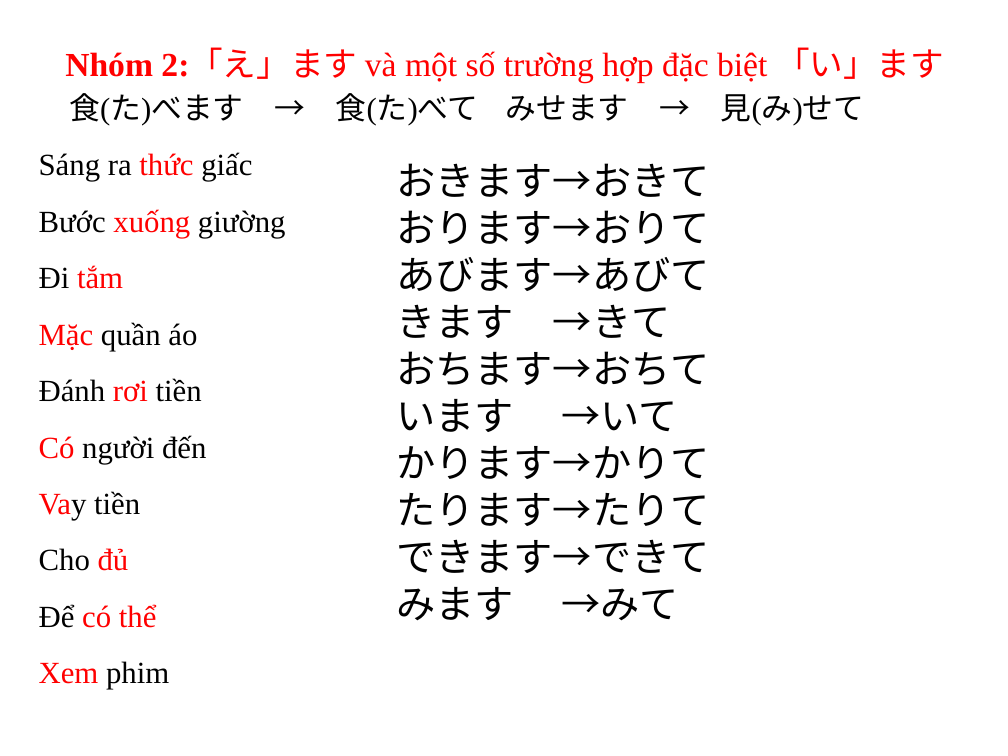
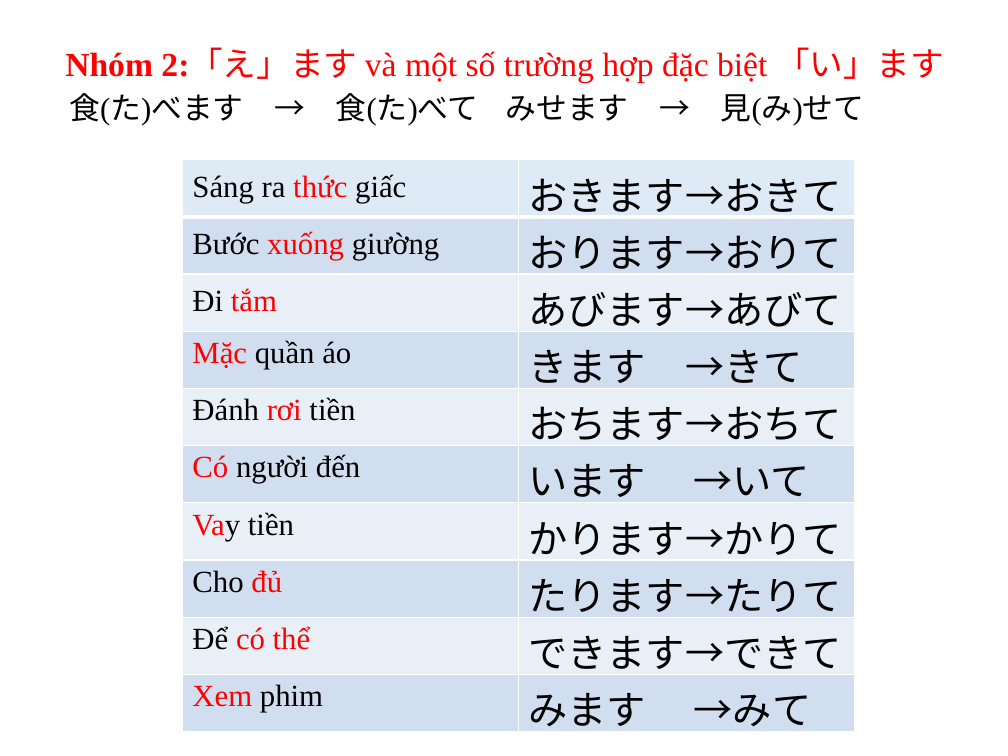
Before and after one commit to chutrung/N5-TSDV, a slide deck: slide 5 of bai 14.pptx. Drawn at 1008x756 pixels with LibreOffice and Linux fonts; fonts in the diff are those of the drawing. Boxes give left, top, right and bottom in pixels: in the first picture for what was removed or moved away, otherwise in the second. Text is boxed around its words. In the diff, an @@ line names an element or a change of style, - is before the commit and + after.

```diff
--- a/bai 14.pptx
+++ b/bai 14.pptx
@@ text removed at <box>39,152,286,689</box> @@
-Sáng ra thức giấc
-Bước xuống giường
-Đi tắm
-Mặc quần áo
-Đánh rơi tiền
-Có người đến
-Vay tiền
-Cho đủ
-Để có thể
-Xem phim
@@ table added at <box>182,159,854,739</box>, 10 rows, 2 columns @@
+Sáng ra thức giấc | おきます→おきて
+Bước xuống giường | おります→おりて
+Đi tắm | あびます→あびて
+Mặc quần áo | きます →きて
+Đánh rơi tiền | おちます→おちて
+Có người đến | います →いて
+Vay tiền | かります→かりて
+Cho đủ | たります→たりて
+Để có thể | できます→できて
+Xem phim | みます →みて
@@ text removed at <box>396,163,709,621</box> @@
-おきます→おきて
-おります→おりて
-あびます→あびて
-きます →きて
-おちます→おちて
-います →いて
-かります→かりて
-たります→たりて
-できます→できて
-みます →みて
```
